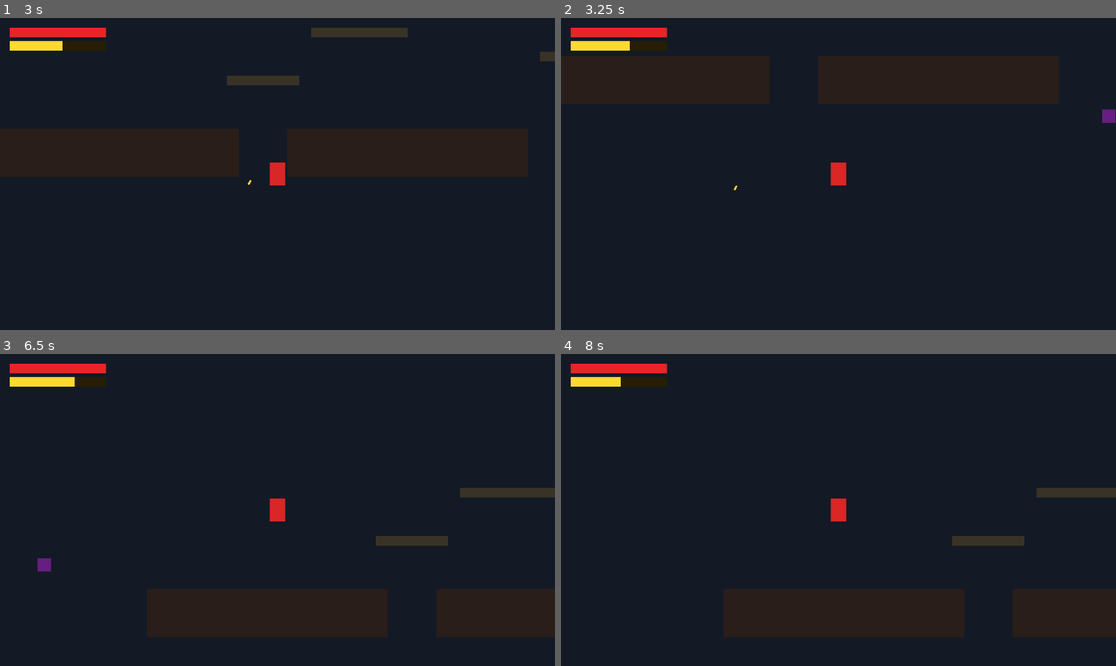
Above: before the commit, frames 1-4 (two rows, left to right).
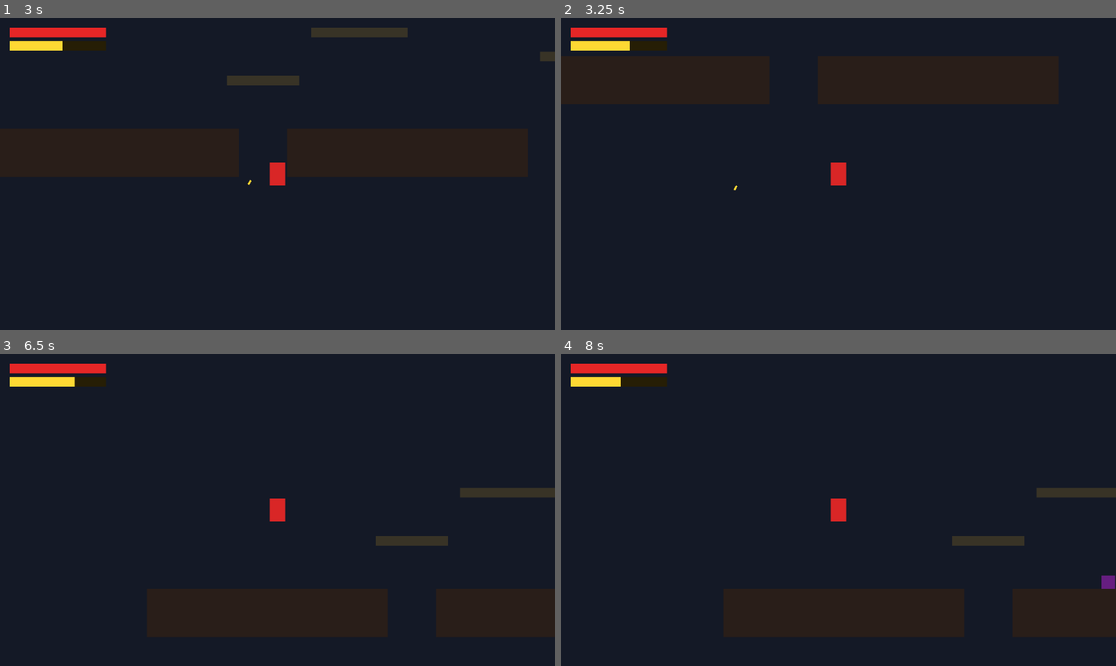
Above: after the commit, the same moments.

Repository: GuilhermeGehring/godot-project
Game: Godot game, scene res://main.tscn
The game is run twice, just before and just after one commit, with the same random seed, the same clock (stepped at 60 frames per second) and the same inputs.
Inputs (mouse positions are in pixels of both pictures, inside the frame that each line leads up to):
- Up to frame 1 (3 s): move the mouse to (399, 158) at 0.52 s; press the mouse at (399, 158) at 0.53 s; hold D (move_right) 0.53-2.03 s; tap Space (jump) at 0.77, 1.52 s; move the mouse to (166, 189) at 1.27 s; release the mouse at (166, 189) at 1.28 s; click (166, 189) at 1.35 s; move the mouse to (333, 105) at 2.02 s; press the mouse at (333, 105) at 2.03 s; hold A (move_left) 2.03-2.78 s; move the mouse to (249, 236) at 2.77 s; release the mouse at (249, 236) at 2.78 s; hold D (move_right) from 2.78 s (still down); click (249, 236) at 2.85 s
- Up to frame 2 (3.25 s): keep holding D (move_right); tap Space (jump) at 3.02 s
- Up to frame 3 (6.5 s): tap Space (jump) at 3.5, 3.77, 4.52, 6.02 s; move the mouse to (444, 556) at 3.52 s; press the mouse at (444, 556) at 3.53 s; move the mouse to (111, 463) at 4.27 s; release D (move_right) at 4.28 s; release the mouse at (111, 463) at 4.28 s; hold A (move_left) 4.28-5.03 s; click (111, 463) at 4.35 s; move the mouse to (305, 510) at 5.02 s; press the mouse at (305, 510) at 5.03 s; hold D (move_right) 5.03-5.78 s; move the mouse to (194, 432) at 5.77 s; release the mouse at (194, 432) at 5.78 s; hold A (move_left) from 5.78 s (still down); click (194, 432) at 5.85 s
- Up to frame 4 (8 s): move the mouse to (960, 494) at 6.52 s; press the mouse at (960, 494) at 6.53 s; tap Space (jump) at 6.77, 7.52 s; move the mouse to (727, 525) at 7.27 s; release A (move_left) at 7.28 s; release the mouse at (727, 525) at 7.28 s; hold D (move_right) from 7.28 s (still down); click (727, 525) at 7.35 s

Frame 1 is identical in both runs. In frame 2, 0.1% of the frame differs, in the area x 97-100%, y 29-34%; in frame 3, 0.1%; in frame 4, 0.1%.

Commit message:
Criação de inimigos voadores

Diff:
--- a/entities/enemy/enemy.gd
+++ b/entities/enemy/enemy.gd
@@ -1,18 +1,16 @@
 class_name Enemy
 extends CharacterBody2D
 
+const DESPAWN_Y: float = 1500.0
 const STOMP_Y_THRESHOLD: float = 12.0
-const DESPAWN_Y: float = 1500.0
 
 signal died
 
-@export var speed: float = 160.0
 @export var max_health: int = 3
 
 var target: Node2D
 
 var _health: int
-var _gravity: float = ProjectSettings.get_setting("physics/2d/default_gravity")
 var _dying: bool = false
 
 func _ready() -> void:
@@ -22,16 +20,11 @@
 	if global_position.y > DESPAWN_Y:
 		queue_free()
 		return
+	_update_velocity(delta)
+	move_and_slide()
 
-	if not is_on_floor():
-		velocity.y += _gravity * delta
-
-	if target != null:
-		velocity.x = signf(target.global_position.x - global_position.x) * speed
-	else:
-		velocity.x = 0.0
-
-	move_and_slide()
+func _update_velocity(_delta: float) -> void:
+	pass
 
 func hit(damage: int) -> void:
 	if _dying:
--- a/entities/enemy/enemy.tscn
+++ b/entities/enemy/enemy.tscn
@@ -1,6 +1,6 @@
 [gd_scene load_steps=4 format=3]
 
-[ext_resource type="Script" path="res://entities/enemy/enemy.gd" id="1_enemy"]
+[ext_resource type="Script" path="res://entities/enemy/walking_enemy.gd" id="1_enemy"]
 
 [sub_resource type="RectangleShape2D" id="RectangleShape2D_enemy_body"]
 size = Vector2(28, 28)
--- /dev/null
+++ b/entities/enemy/flying_enemy.gd
@@ -0,0 +1,11 @@
+class_name FlyingEnemy
+extends Enemy
+
+@export var speed: float = 140.0
+
+func _update_velocity(_delta: float) -> void:
+	if target == null:
+		velocity = Vector2.ZERO
+		return
+	var direction := (target.global_position - global_position).normalized()
+	velocity = direction * speed
--- /dev/null
+++ b/entities/enemy/flying_enemy.tscn
@@ -0,0 +1,33 @@
+[gd_scene load_steps=4 format=3]
+
+[ext_resource type="Script" path="res://entities/enemy/flying_enemy.gd" id="1_flying"]
+
+[sub_resource type="RectangleShape2D" id="RectangleShape2D_flying_body"]
+size = Vector2(24, 24)
+
+[sub_resource type="RectangleShape2D" id="RectangleShape2D_flying_hitbox"]
+size = Vector2(24, 24)
+
+[node name="FlyingEnemy" type="CharacterBody2D"]
+collision_layer = 2
+collision_mask = 0
+script = ExtResource("1_flying")
+
+[node name="ColorRect" type="ColorRect" parent="."]
+offset_left = -12.0
+offset_top = -12.0
+offset_right = 12.0
+offset_bottom = 12.0
+color = Color(0.2, 0.75, 0.9, 1)
+
+[node name="CollisionShape2D" type="CollisionShape2D" parent="."]
+shape = SubResource("RectangleShape2D_flying_body")
+
+[node name="Hitbox" type="Area2D" parent="."]
+collision_layer = 0
+collision_mask = 1
+
+[node name="CollisionShape2D" type="CollisionShape2D" parent="Hitbox"]
+shape = SubResource("RectangleShape2D_flying_hitbox")
+
+[connection signal="body_entered" from="Hitbox" to="." method="_on_hitbox_body_entered"]
--- /dev/null
+++ b/entities/enemy/walking_enemy.gd
@@ -0,0 +1,15 @@
+class_name WalkingEnemy
+extends Enemy
+
+@export var speed: float = 160.0
+
+var _gravity: float = ProjectSettings.get_setting("physics/2d/default_gravity")
+
+func _update_velocity(delta: float) -> void:
+	if not is_on_floor():
+		velocity.y += _gravity * delta
+
+	if target != null:
+		velocity.x = signf(target.global_position.x - global_position.x) * speed
+	else:
+		velocity.x = 0.0
--- a/main.gd
+++ b/main.gd
@@ -1,9 +1,14 @@
 extends Node2D
 
-const ENEMY_SCENE: PackedScene = preload("res://entities/enemy/enemy.tscn")
+const WALKING_ENEMY_SCENE: PackedScene = preload("res://entities/enemy/enemy.tscn")
+const FLYING_ENEMY_SCENE: PackedScene = preload("res://entities/enemy/flying_enemy.tscn")
 const BULLET_SCENE: PackedScene = preload("res://entities/bullet/bullet.tscn")
+
 const SPAWN_OFFSET_X: float = 700.0
-const SPAWN_HEIGHT_ABOVE_PLAYER: float = 120.0
+const WALKING_SPAWN_HEIGHT_ABOVE: float = 120.0
+const FLYING_SPAWN_HEIGHT_ABOVE: float = 250.0
+const FLYING_CHANCE: float = 0.5
+
 const FALL_DEATH_Y: float = 900.0
 const HEALTH_BAR_WIDTH: float = 200.0
 const SPRAY_BAR_WIDTH: float = 200.0
@@ -33,11 +38,14 @@
 		get_tree().reload_current_scene()
 
 func _on_spawn_timer_timeout() -> void:
-	var enemy := ENEMY_SCENE.instantiate() as Enemy
+	var flying: bool = randf() < FLYING_CHANCE
+	var scene: PackedScene = FLYING_ENEMY_SCENE if flying else WALKING_ENEMY_SCENE
+	var height_above: float = FLYING_SPAWN_HEIGHT_ABOVE if flying else WALKING_SPAWN_HEIGHT_ABOVE
+	var enemy := scene.instantiate() as Enemy
 	var side: float = 1.0 if randf() < 0.5 else -1.0
 	enemy.position = Vector2(
 		player.global_position.x + side * SPAWN_OFFSET_X,
-		player.global_position.y - SPAWN_HEIGHT_ABOVE_PLAYER
+		player.global_position.y - height_above
 	)
 	enemy.target = player
 	add_child(enemy)
Not shown, added: entities/enemy/flying_enemy.gd.uid
Not shown, added: entities/enemy/walking_enemy.gd.uid
Not shown, changed: CLAUDE.md
Not shown, added: docs/ARCHITECTURE.md
Not shown, added: docs/GAME_RULES.md
Not shown, added: docs/README.md
Not shown, added: docs/SESSION_LOG.md
